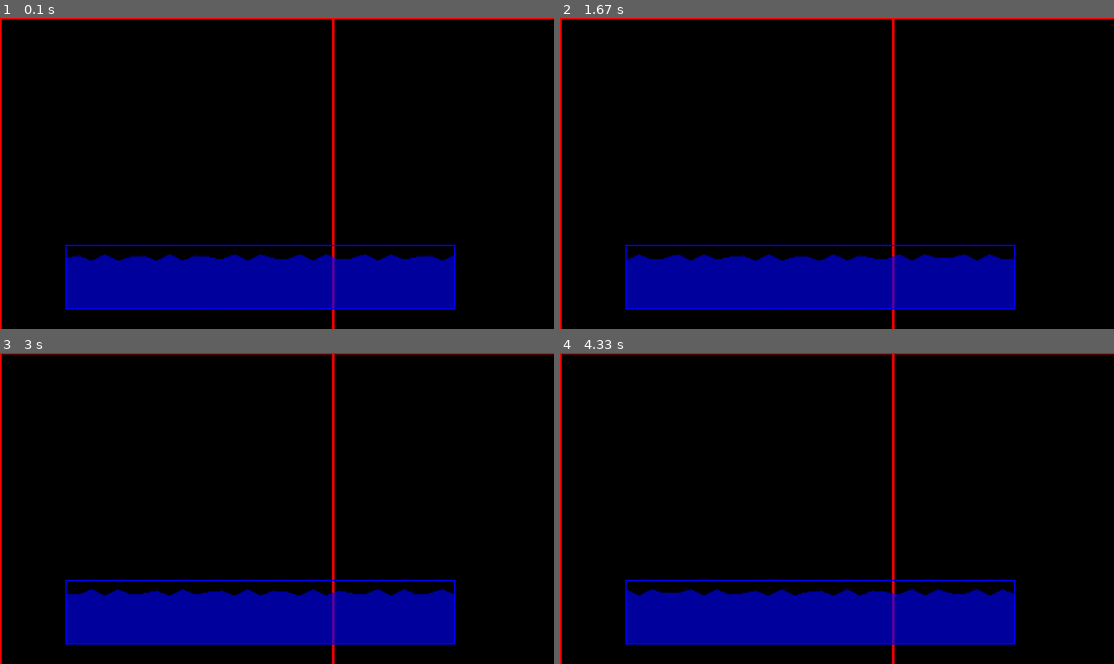
Above: before the commit, frames 1-4 (two rows, left to right).
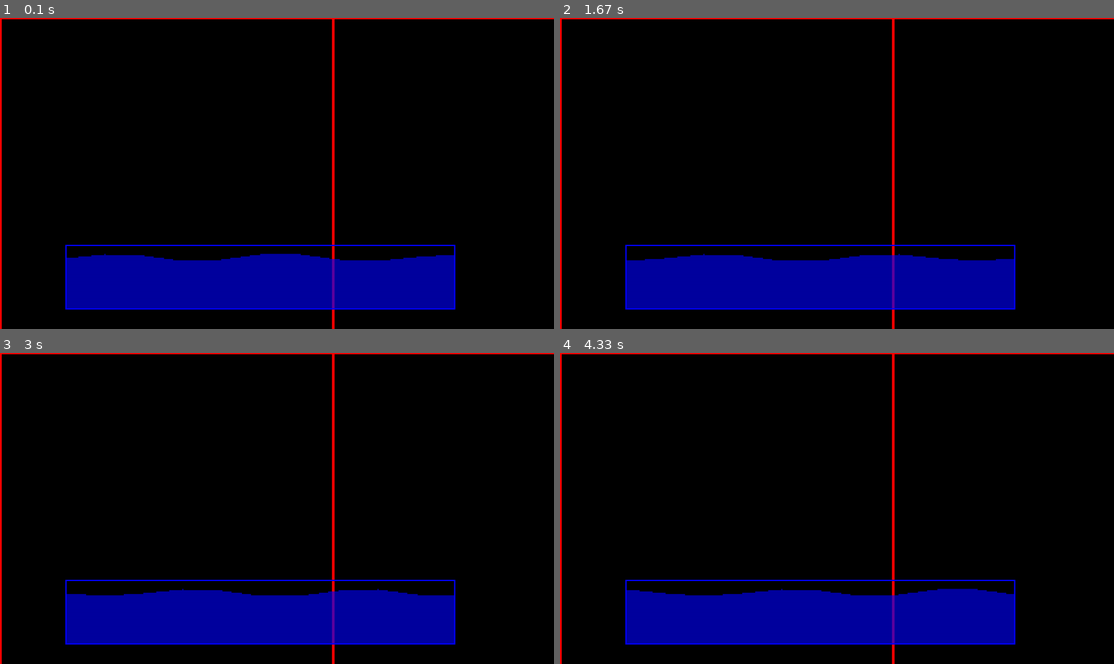
Above: after the commit, the same moments.

Repository: Ultrasword-Coder/pygame-water
Game: pygame game, started from main.py
Same seed, same stepped clock (60 frames per second), same inputs: the game is played once before the commit and once after it.
Inputs (mouse positions are in pixels of both pictures, inside the frame that each line leads up to):
- Up to frame 1 (0.1 s): no input
- Up to frame 2 (1.67 s): click (837, 173) at 0.38 s
- Up to frame 3 (3 s): tap D at 1.67 s
- Up to frame 4 (4.33 s): no input

The runs differ from the first frame. In frame 1, 0.6% of the frame differs, in the area x 12-82%, y 75-79%; in frame 2, 0.6%; in frame 3, 0.6%; in frame 4, 0.6%.

Commit message:
working water
time to add in interactino with water

Diff:
--- a/scripts/water.py
+++ b/scripts/water.py
@@ -28,7 +28,7 @@
 
 DEFAULT_CONFIG = {
     "color": (0, 0, 255, 159),
-    "resolution": 1 / 0.1,
+    "resolution": 10,
     "k": 1.0,
     "damping": 0.05,
     "tension": 0.01,
@@ -50,20 +50,26 @@
         self.damping = self.config["damping"]
         self.tension = self.config["tension"]
         self.w_height = 1 - self.config["height"]
+        # points / 100px
+        self.resolution = self.config["resolution"]
         # self.points = numpy.zeros(int(width / self.config["resolution"]))
+        wp = int(self.resolution * self.area[0] / 100)
         self.points = [
             PointSpring((x, 0), self.kc, self.damping, self.tension)
-            for x in range(0, width + 1, int(self.config["resolution"]))
+            for x in range(0, width + wp, wp)
         ]
 
         # components
         self.c_sprite = base_objects.Sprite(width, height)
         self.sprite = self.c_sprite.sprite
+        self.c_collision = base_objects.Collision2DComponent()
 
     def on_ready(self):
         """Called when the object is ready."""
         self.add_component(self.c_sprite)
         self.add_component(base_objects.SpriteRenderer())
+        # add collision body
+        self.add_component(self.c_collision)
 
     def add_volume(self, volume):
         """Add volume to the water."""
--- a/soragl/base_objects.py
+++ b/soragl/base_objects.py
@@ -178,6 +178,38 @@
                 1,
             )
 
+
+# ------------------------------ #
+# area2d
+
+
+class Area2D(scene.Component):
+    def __init__(self, width: int, height: int):
+        super().__init__()
+
+    def detect_collision(self, other):
+        """Detect collision with another shape"""
+        pass
+
+
+class Rectangle2D(Area2D):
+    def __init__(self, width: int, height: int):
+        super().__init__(width, height)
+        self.width = width
+        self.height = height
+
+    def detect_collision(self, other):
+        """Detect collision with another shape"""
+        pass
+
+
+class Area2DAspect(scene.Aspect):
+    def __init__(self):
+        super().__init__(Area2D)
+
+
+# TODO:
+# add in - circle + polygon
 
 # ------------------------------ #
 # collision2d
--- a/soragl/scene.py
+++ b/soragl/scene.py
@@ -129,13 +129,20 @@
 
 
 class Aspect:
-    def __init__(self, target_component_class, priority: int = 0):
+    def __init__(self, target_component_class: list, priority: int = 0):
         """Create a processor"""
         # defined after added to world
         self._world = None
         # variables
         self.priority = priority
-        self._target = hash(target_component_class)
+        self._targets = [
+            hash(x)
+            for x in (
+                target_component_class
+                if type(target_component_class) == list
+                else [target_component_class]
+            )
+        ]
 
     def on_add(self):
         """When added to the world"""
@@ -148,8 +155,9 @@
     def iterate_entities(self):
         """Iterate through the entities"""
         # print(self._world._components[self._target])
-        for entity in self._world._components[self._target]:
-            yield self._world._scene.get_entity(hash(entity))
+        for t in self._targets:
+            for entity in self._world._components[t]:
+                yield self._world._scene.get_entity(hash(entity))
 
 
 # ------------------------------ #
@@ -269,6 +277,8 @@
         # print(component.__class__.__name__, comp_hash)
         if comp_hash not in self._components:
             self._components[comp_hash] = set()
+        # find parent classes
+        print(__file__, "please find parent clases lmao")
         self._components[comp_hash].add(hash(entity))
         # add to entity
         entity._components[comp_hash] = component
@@ -326,8 +336,9 @@
         self._aspects.append(aspect)
         aspect.on_add()
         self._aspects.sort(key=lambda x: x.priority, reverse=True)
-        if aspect._target not in self._components:
-            self._components[aspect._target] = set()
+        for ast in aspect._targets:
+            if ast not in self._components:
+                self._components[ast] = set()
         # print("DEBUG: Aspect sorting", [x.priority for x in self._aspects])
         # print(self._aspects)
         # cache the components
--- /dev/null
+++ b/test.py
@@ -0,0 +1,18 @@
+class classone:
+    def __init__(self):
+        self.v = 0
+
+
+class classtwo(classone):
+    def __init__(self):
+        super().__init__()
+        self.val = 0
+
+
+a = classtwo()
+b = classone()
+
+print(a, dir(a))
+print(b, dir(b))
+print(a.__class__)
+t = a.__class__()
